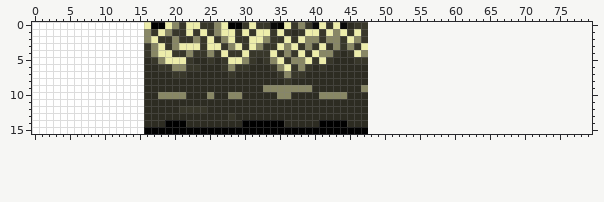
Sprite sheet -- WhatIsLove/img/tileset.png. Above, as it was before the edit.
The file is 48x16 pixels. The old version is drawn lined up with the new one, on the new canvas.
Once edited:
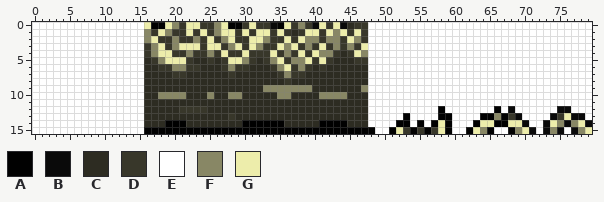
Palette (. is transparent): A #010101  B #0a0a0a  C #2d2c22  D #38372a  E #ffffff  F #888765  G #ededab
Diff:
canvas 48x16 -> 80x16
@@ x 46..79 @@
- 0 DD................................
- 1 GD................................
- 2 FD................................
- 3 DG................................
- 4 GF................................
- 5 DD................................
- 6 CC................................
- 7 CC................................
- 8 CC................................
- 9 CF................................
-10 CC................................
-11 CC................................
-12 CC................................
-13 CC................................
-14 CC................................
-15 AA................................
+ 0 DDEEEEEEEEEEEEEEEEEEEEEEEEEEEEEEEE
+ 1 GDEEEEEEEEEEEEEEEEEEEEEEEEEEEEEEEE
+ 2 FDEEEEEEEEEEEEEEEEEEEEEEEEEEEEEEEE
+ 3 DGEEEEEEEEEEEEEEEEEEEEEEEEEEEEEEEE
+ 4 GFEEEEEEEEEEEEEEEEEEEEEEEEEEEEEEEE
+ 5 DDEEEEEEEEEEEEEEEEEEEEEEEEEEEEEEEE
+ 6 CCEEEEEEEEEEEEEEEEEEEEEEEEEEEEEEEE
+ 7 CCEEEEEEEEEEEEEEEEEEEEEEEEEEEEEEEE
+ 8 CCEEEEEEEEEEEEEEEEEEEEEEEEEEEEEEEE
+ 9 CFEEEEEEEEEEEEEEEEEEEEEEEEEEEEEEEE
+10 CCEEEEEEEEEEEEEEEEEEEEEEEEEEEEEEEE
+11 CCEEEEEEEEEEEEEEEEEEEEEEEEEEEEEEEE
+12 CCEEEEEEEEEEAEEEEEEEAEBEEEEEEBBEEE
+13 CCEEEEEAEEEEAAEEEEAAFADBEEEEBDGBBE
+14 CCEEEEAAEAEAGAEEEAGGAAGGBEEBGFBFGB
+15 AAAEEAGDADADGAEEAGFAEEAFGBEBFBEBFG
